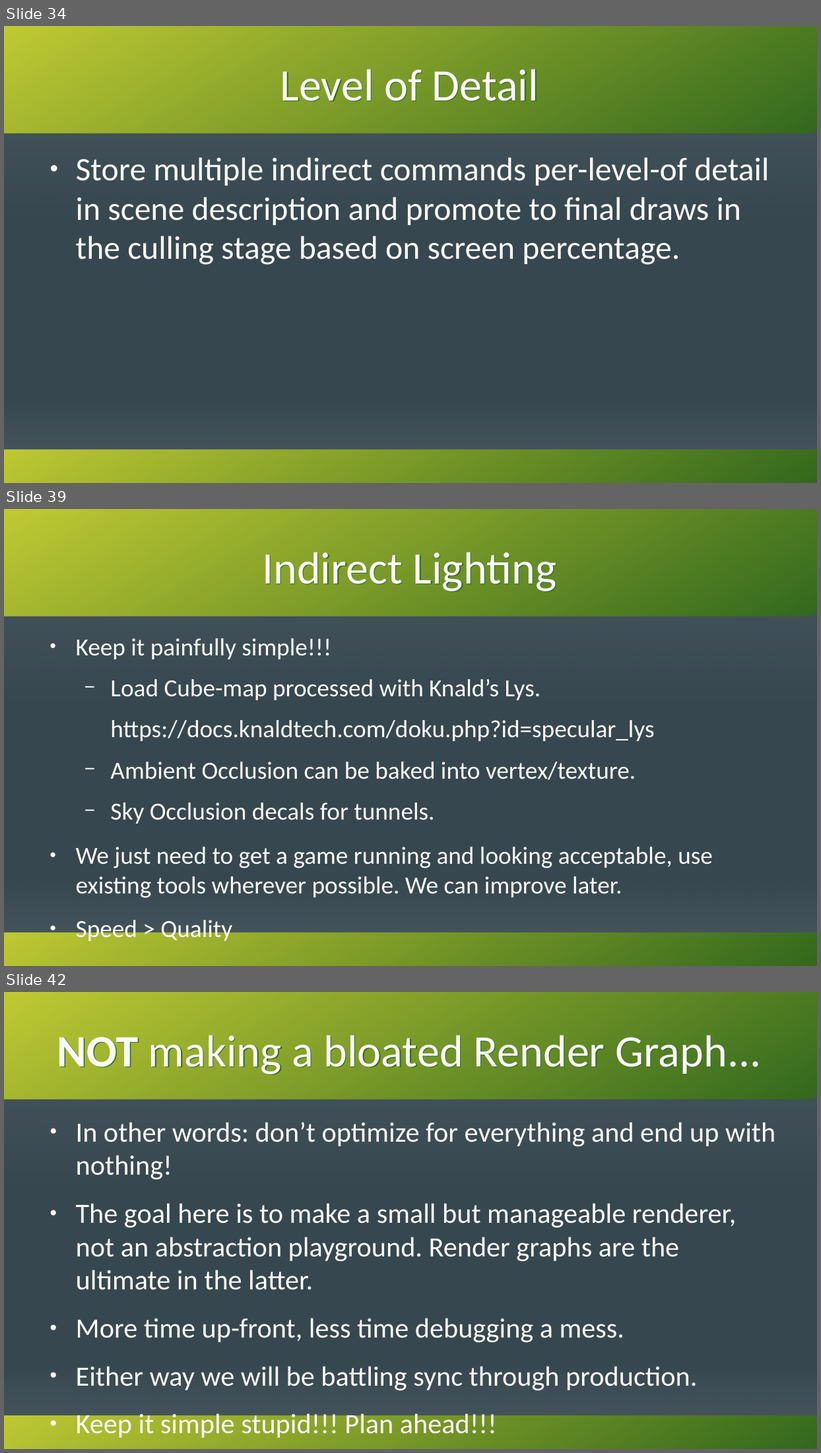
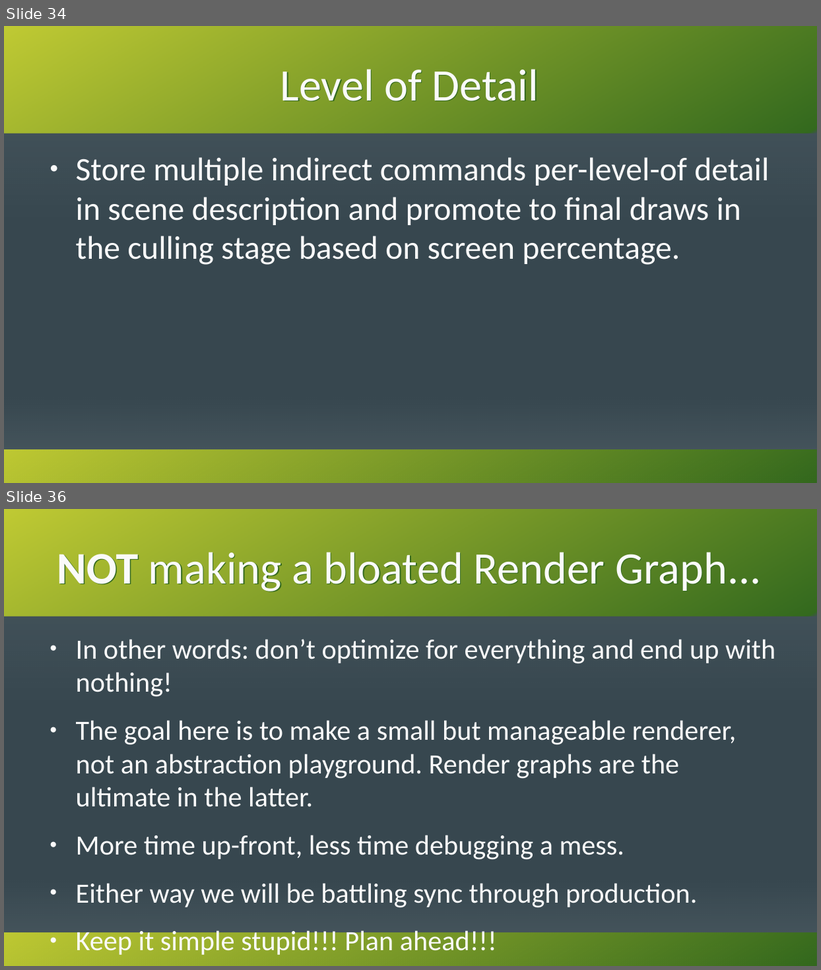
Before and after one commit to KenzieMac130/CitrusToolbox, a slide deck: docs/MovingToGpuDrivenRendering.odp. Shown one above the other, each under a label of ours: slides 34, 39 and 42 before the commit, slides 34 and 36 after it; the slides between them are not shown. The pictures are 821x1453 and 821x970 pixels, drawn with LibreOffice and Linux fonts; fonts in the diff are those of the drawing. Boxes give left, top, right and bottom in pixels: in the first picture for what was removed or moved away, otherwise in the second. Text is boxed around its words. In the diff, an @@ line names an element or a change of style, - is before the commit and + after.

```diff
--- a/docs/MovingToGpuDrivenRendering.odp
+++ b/docs/MovingToGpuDrivenRendering.odp
@@ slide 39 removed at [4,509,817,966], background #37474F; not listed: 4 template elements that a slide beside it also shows @@
@@ title removed at [262,552,557,592] @@
-Indirect Lighting
@@ text removed at [76,638,713,898] @@
-● Keep it painfully simple!!!
-  − Load Cube-map processed with Knald’s Lys.
-  https://docs.knaldtech.com/doku.php?id=specular_lys
-  − Ambient Occlusion can be baked into vertex/texture.
-  − Sky Occlusion decals for tunnels.
-● We just need to get a game running and looking acceptable, use existing tools wherever possible. We can improve later.
-● Speed > Quality
@@ what was slide 42 is now slide 36 @@
```
Also in this commit, not shown: 2 slides changed, 9 other slides removed.
